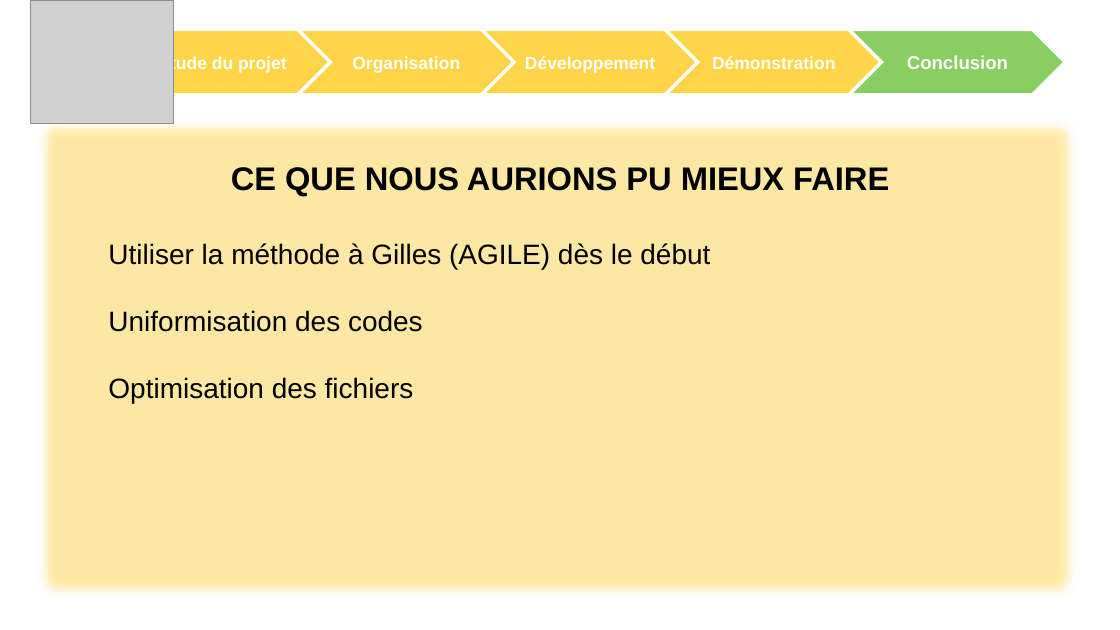
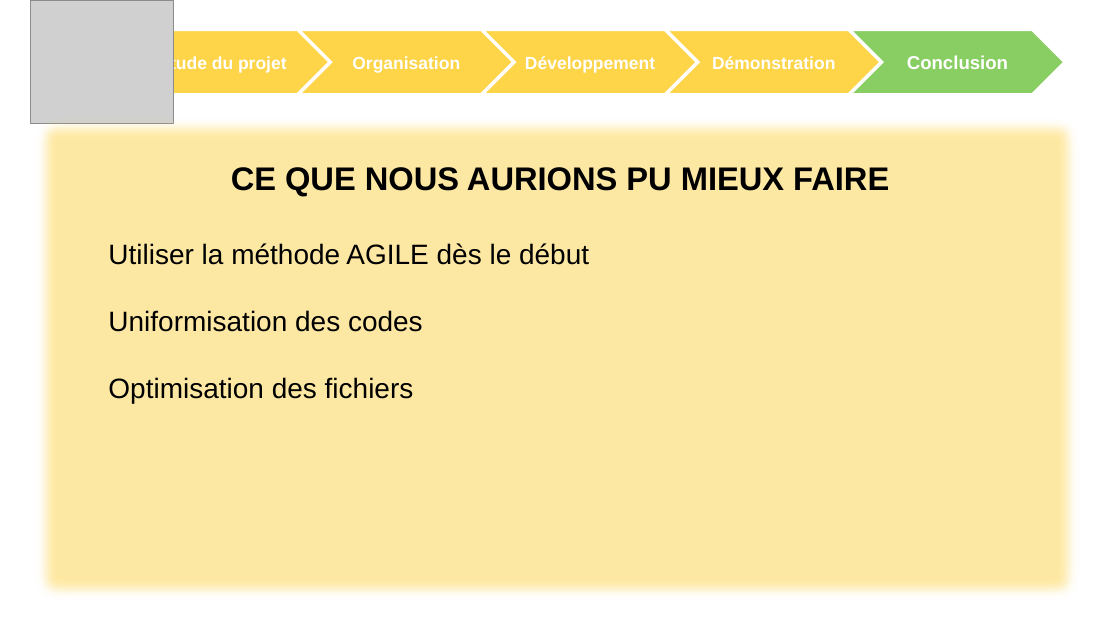
Before and after one commit to ChampemeDylan/UPOP, a slide deck: slide 26 of DIAPO.pptx (slide 27 before the commit). Drawn at 1120x630 pixels with LibreOffice and Linux fonts; fonts in the diff are those of the drawing; grey boxes stand for pictures; background and template pictures are left out. Boxes give left, top, right and bottom in pixels: in the first picture for what was removed or moved away, otherwise in the second. Text is boxed around its words. In the diff, an @@ line names an element or a change of style, - is before the commit and + after.

```diff
--- a/DIAPO.pptx
+++ b/DIAPO.pptx
@@ text at bbox=[108, 243, 589, 265]: text changed @@
-Utiliser la méthode à Gilles (AGILE) dès le début
+Utiliser la méthode AGILE dès le début
```
Also in this commit, not shown: 1 other slide changed, 1 slide removed.
